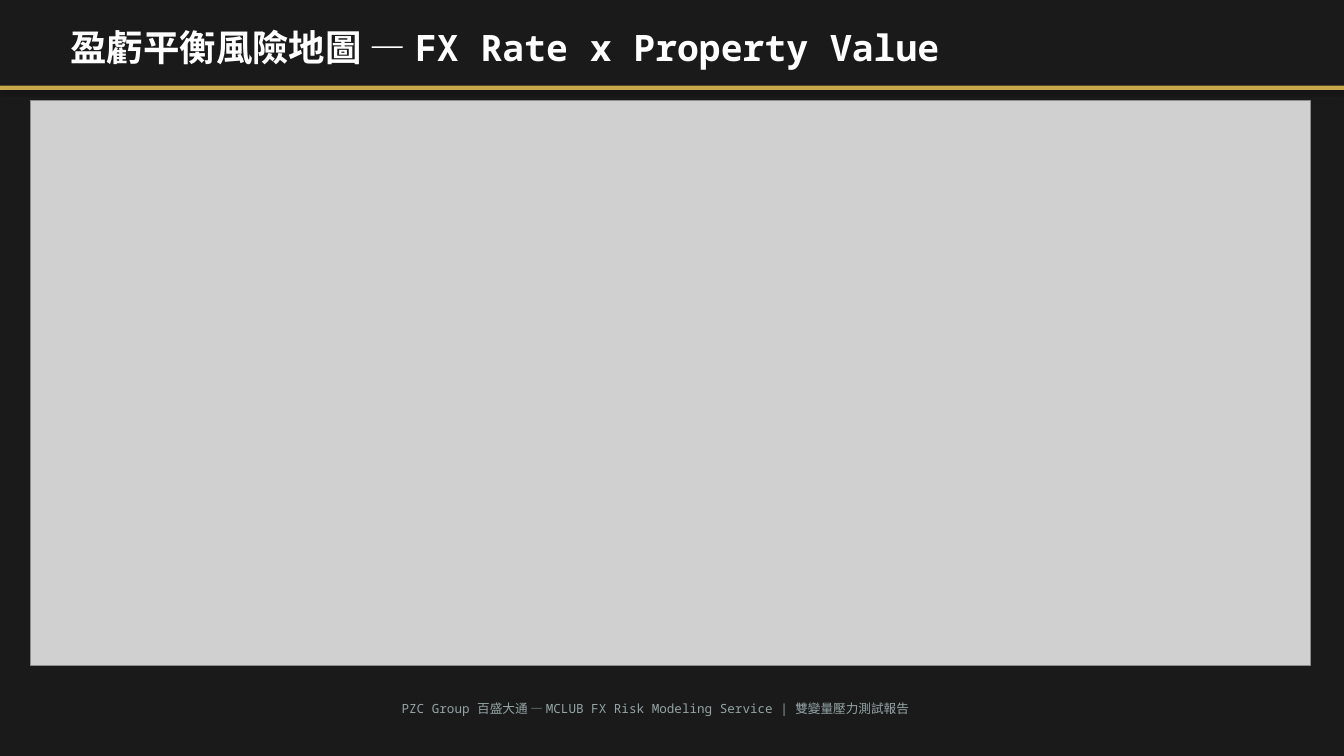
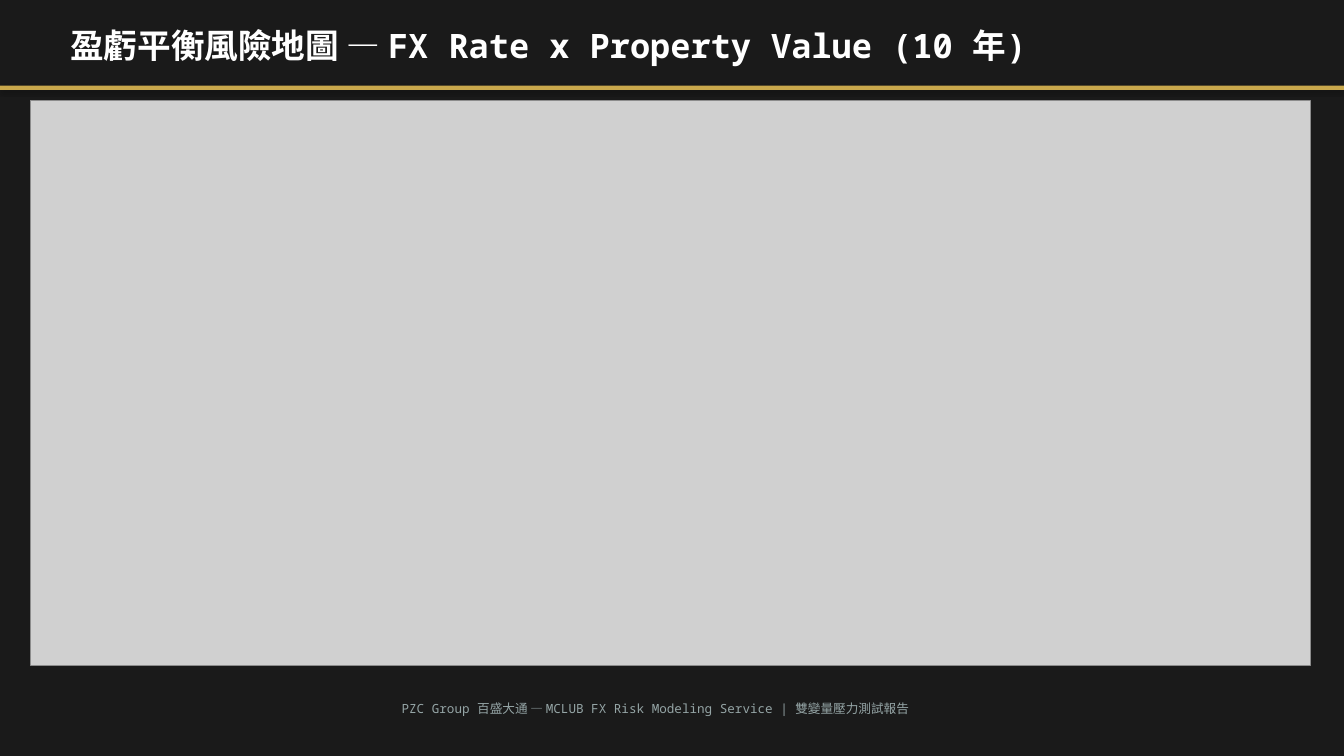
Before and after one commit to mypathtravel101-cyber/mclub, a slide deck: slide 4 of download/PZC_FX_2Var_StressTest_JPY_Property.pptx. Drawn at 1344x756 pixels with LibreOffice and Linux fonts; fonts in the diff are those of the drawing; grey boxes stand for pictures. Boxes give left, top, right and bottom in pixels: in the first picture for what was removed or moved away, otherwise in the second. Text is boxed around its words. In the diff, an @@ line names an element or a change of style, - is before the commit and + after.

```diff
--- a/download/PZC_FX_2Var_StressTest_JPY_Property.pptx
+++ b/download/PZC_FX_2Var_StressTest_JPY_Property.pptx
@@ text at (70, 29, 1027, 67): text changed; size 26 to 24 pt @@
-盈虧平衡風險地圖 — FX Rate x Property Value
+盈虧平衡風險地圖 — FX Rate x Property Value (10 年)
```
Also in this commit, not shown: 5 other slides changed, 14 other files.
